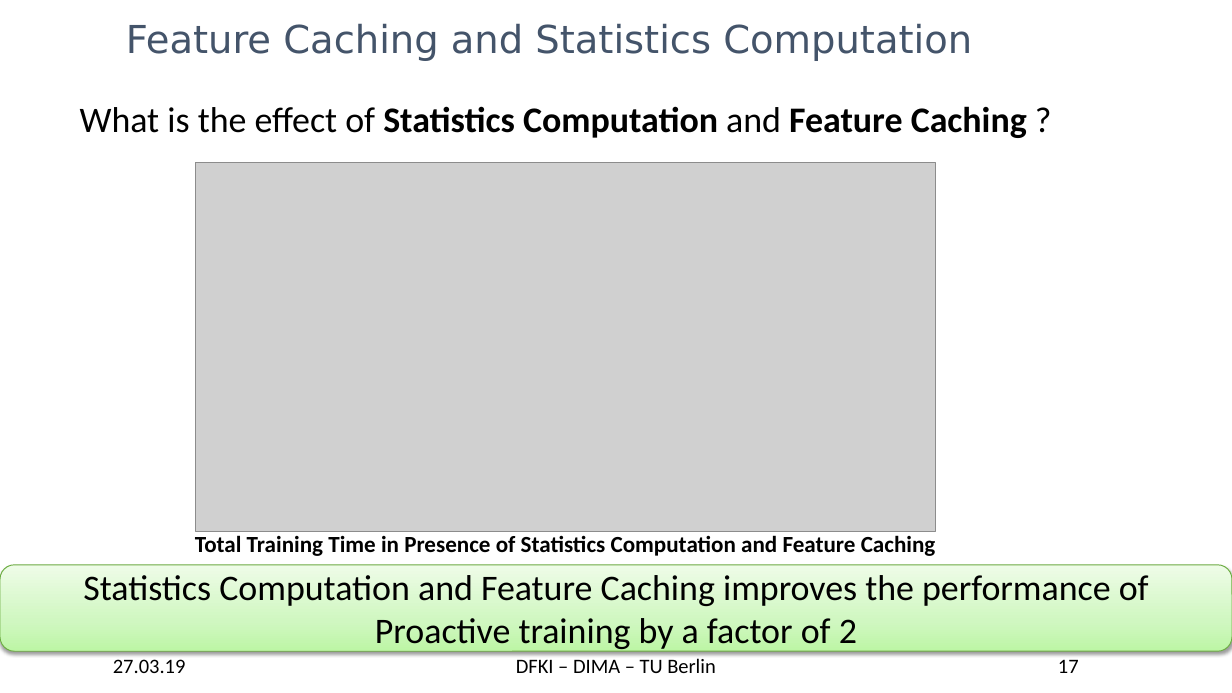
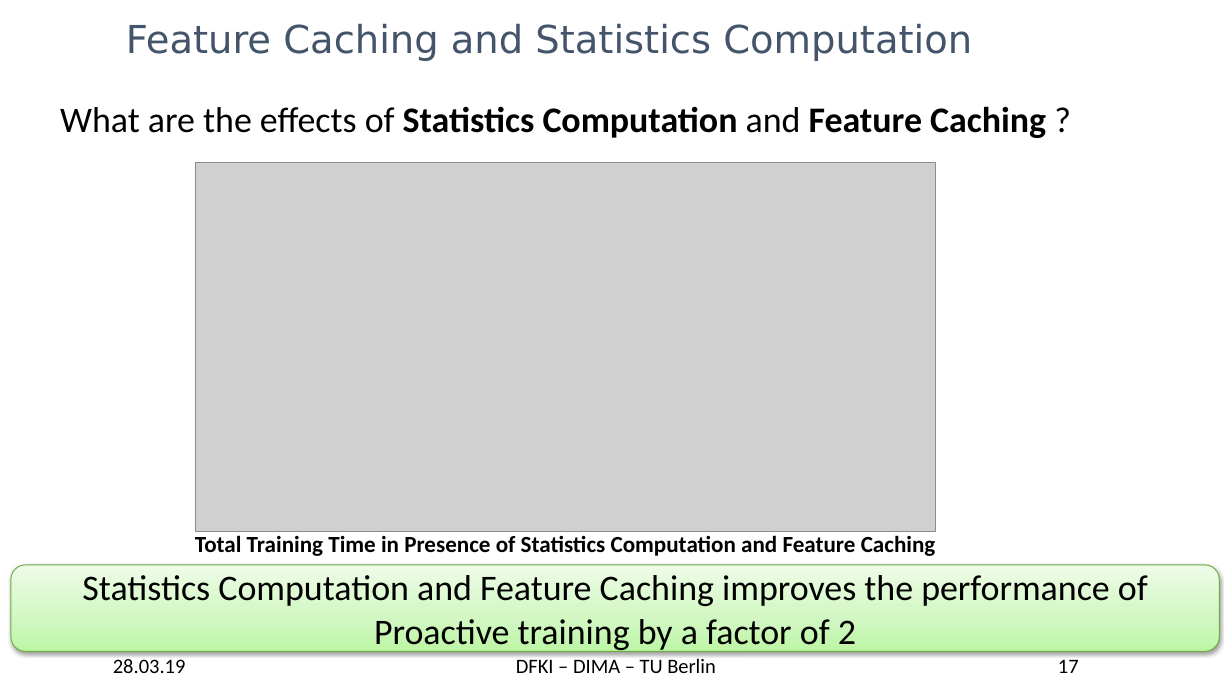
Before and after one commit to TU-Berlin-DIMA/continuous-pipeline-deployment, a slide deck: slide 17 of slides/edbt-2019/edbt-2019.pptx. Drawn at 1232x693 pixels with LibreOffice and Linux fonts; fonts in the diff are those of the drawing; grey boxes stand for pictures; background and template pictures are left out. Boxes give left, top, right and bottom in pixels: in the first picture for what was removed or moved away, otherwise in the second. Text is boxed around its words. In the diff, an @@ line names an element or a change of style, - is before the commit and + after.

```diff
--- a/slides/edbt-2019/edbt-2019.pptx
+++ b/slides/edbt-2019/edbt-2019.pptx
@@ text at (x1=60, y1=106, x2=1046, y2=138): text changed @@
-What is the effect of Statistics Computation and Feature Caching ?
+What are the effects of Statistics Computation and Feature Caching ?
@@ rounded rectangle "Statistics Computation and Feature Caching ..." resized from (x1=0, y1=565, x2=1232, y2=652) to (x1=11, y1=565, x2=1220, y2=652) @@
@@ text at (x1=113, y1=659, x2=186, y2=673): text changed @@
-27.03.19
+28.03.19
```
Also in this commit, not shown: 32 other slides changed.
